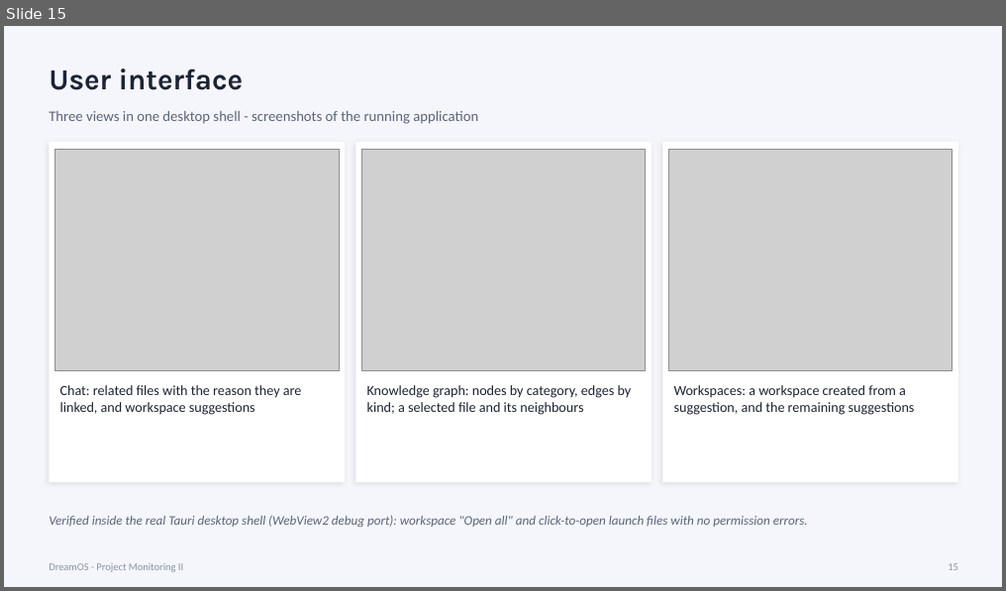
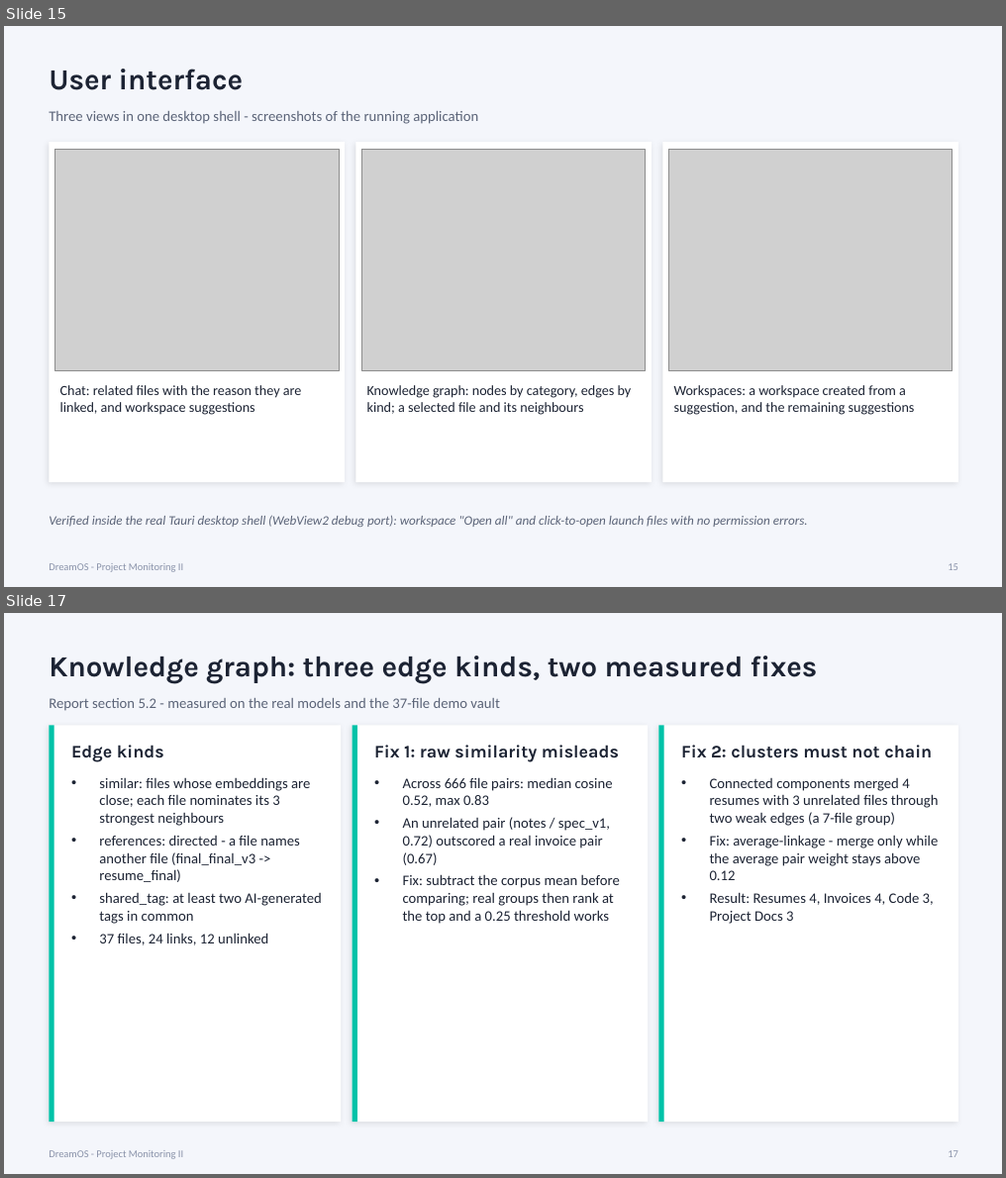
Before and after one commit to zaidwhy/dreamos-college-project, a slide deck: docs/DreamOS-Project-Monitoring-II.pptx. Shown one above the other, each under a label of ours: slide 15 before the commit, slides 15 and 17 after it; the slides between them are not shown. The pictures are 1006x591 and 1006x1178 pixels, drawn with LibreOffice and Linux fonts; fonts in the diff are those of the drawing; grey boxes stand for pictures. Boxes give left, top, right and bottom in pixels: in the first picture for what was removed or moved away, otherwise in the second. Text is boxed around its words. In the diff, an @@ line names an element or a change of style, - is before the commit and + after.

Commit message:
Add Project Monitoring II report and deck for the finished system
The 19-page Word report keeps the literature review and references and
rewrites requirements, design and implementation for all six modules, adding
the graph, memory and workspace algorithms, the retrieval evaluation, and the
testing table. The 22-slide deck mirrors its sections. Test counts corrected
to 107 in the README, handoff and demo script.

```diff
--- a/docs/DreamOS-Project-Monitoring-II.pptx
+++ b/docs/DreamOS-Project-Monitoring-II.pptx
@@ slide 17 added at <box>4,613,1002,1174</box>, background #F4F6FB @@
@@ text added at <box>49,656,818,683</box>, 28 pt, text #1C2333, bold @@
+Knowledge graph: three edge kinds, two measured fixes
@@ text added at <box>49,698,500,711</box>, 14 pt, text #5B6478 @@
+Report section 5.2 - measured on the real models and the 37-file demo vault
@@ rectangle added at <box>49,725,341,1122</box>, fill #FFFFFF @@
@@ rectangle added at <box>49,725,54,1122</box>, fill #00C2A8 @@
@@ rectangle added at <box>352,725,648,1122</box>, fill #FFFFFF @@
@@ rectangle added at <box>352,725,357,1122</box>, fill #00C2A8 @@
@@ rectangle added at <box>659,725,958,1122</box>, fill #FFFFFF @@
@@ rectangle added at <box>659,725,664,1122</box>, fill #00C2A8 @@
@@ text added at <box>71,745,164,762</box>, 17 pt, text #1C2333, bold @@
+Edge kinds
@@ text added at <box>374,745,619,762</box>, 17 pt, text #1C2333, bold @@
+Fix 1: raw similarity misleads
@@ text added at <box>681,745,932,759</box>, 17 pt, text #1C2333, bold @@
+Fix 2: clusters must not chain
@@ text added at <box>99,777,322,946</box>, 14 pt, text #1C2333 @@
+• similar: files whose embeddings are close; each file nominates its 3 strongest neighbours
+• references: directed - a file names another file (final_final_v3 -> resume_final)
+• shared_tag: at least two AI-generated tags in common
+• 37 files, 24 links, 12 unlinked
@@ text added at <box>403,777,620,924</box>, 14 pt, text #1C2333 @@
+• Across 666 file pairs: median cosine 0.52, max 0.83
+• An unrelated pair (notes / spec_v1, 0.72) outscored a real invoice pair (0.67)
+• Fix: subtract the corpus mean before comparing; real groups then rank at the top and a 0.25 threshold works
@@ text added at <box>710,778,939,924</box>, 14 pt, text #1C2333 @@
+• Connected components merged 4 resumes with 3 unrelated files through two weak edges (a 7-file group)
+• Fix: average-linkage - merge only while the average pair weight stays above 0.12
+• Result: Resumes 4, Invoices 4, Code 3, Project Docs 3
@@ text added at <box>49,1151,183,1159</box>, 10 pt, text #8A93AA @@
+DreamOS - Project Monitoring II
@@ text added at <box>947,1151,958,1157</box>, 10 pt, text #8A93AA @@
+17
```
Also in this commit, not shown: 5 slides changed, 2 other slides added, 1 slide removed, 6 other files.
